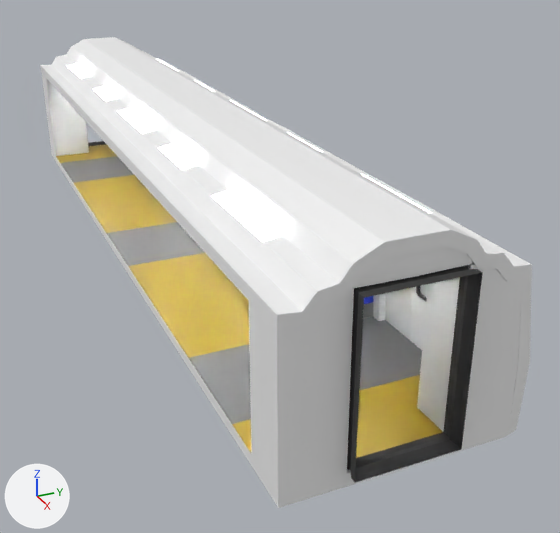
Before and after pictures for a commit that changed the Blender file Assets/Meshes/Metro/mumbai 10 sliced.blend.
The view is the same before and after, from a 50 mm camera at (23.5, -7.5, 10.0) aimed at (2.3, 2.1, -0.6). Every picture has the same lights, and +X, +Y and +Z are marked at lower left.

The scene before the commit, as lines of its bpy script (objects in view):
```python
me_cube_001 = bpy.data.meshes.new('Cube.001')
me_cube_001.from_pydata(...)  # 547 vertices, 462 faces; spans x -11.8..11.8, y -2.7..2.9, z 0.0..4.1
# faces by material slot: [368, 2, 80, 12]
me_cube_001.materials.append(mat_walls)  # white #f4f4f4
me_cube_001.materials.append(mat_glass)
me_cube_001.materials.append(mat_rubberwindowframe)  # black #363636
me_cube_001.materials.append(mat_light)  # white #ffffff
me_cube_002 = bpy.data.meshes.new('Cube.002')
me_cube_002.from_pydata(...)  # 18 vertices, 11 faces; spans x 10.55..11.75, y 0.0..2.74, z 0.0..4.09
# faces by material slot: [10, 1]
me_cube_002.materials.append(mat_walls)  # white #f4f4f4
me_cube_002.materials.append(mat_light)  # white #ffffff
me_cube_007 = bpy.data.meshes.new('Cube.007')
me_cube_007.from_pydata(...)  # 20 vertices, 12 faces; spans x 11.46..12.03, y 0.0..1.25, z 0.01..3.64
me_cube_007.materials.append(mat_rubberwindowframe)  # black #363636
ob_car_bridge = bpy.data.objects.new('car bridge', me_cube_007)
ob_car_bridge.location = (0.0, 0.0, 0.0)
ob_car_bridge.scale = (1.1, 1.0, 1.1)
_m = ob_car_bridge.modifiers.new('Mirror', 'MIRROR')
_m.use_axis = (True, True, False)
_m.use_clip = True
ob_car_bridge_ac_block = bpy.data.objects.new('car bridge ac block', me_cube_002)
ob_car_bridge_ac_block.location = (0.0, 0.0, 0.0)
ob_car_bridge_ac_block.scale = (1.1, 1.0, 1.1)
_m = ob_car_bridge_ac_block.modifiers.new('Mirror', 'MIRROR')
_m.use_axis = (True, True, False)
_m.use_clip = True
ob_walls = bpy.data.objects.new('Walls', me_cube_001)
ob_walls.location = (0.0, 0.0, 0.0)
ob_walls.scale = (1.1, 1.0, 1.1)
_m = ob_walls.modifiers.new('Solidify', 'SOLIDIFY')
_m.thickness = 0.3
# also in view: 'Doors' at (0.0, 2.5, 1.8); 'Floor' at (0.0, 0.0, 0.0)
```
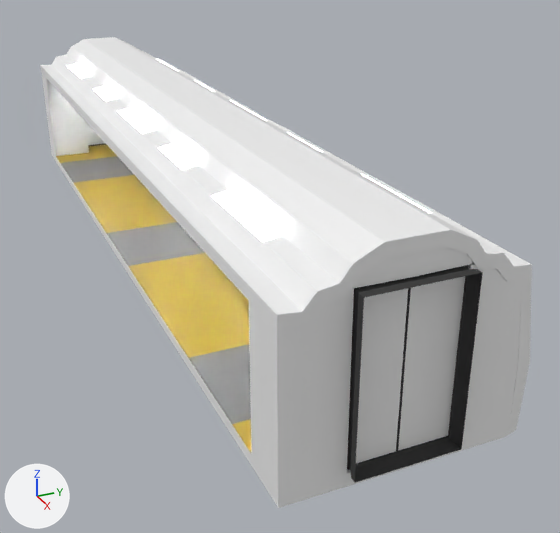
Boxes [x1, y1, x2, y2] around the edits, measured in the pictures (560 x 533 px):
```json
{"object": "car bridge start", "change": "added", "after": [356, 276, 465, 463], "faces in mat_walls (white #f4f4f4)": [356, 276, 465, 463], "faces in mat_rubberwindowframe_001 (black #363636)": [396, 288, 411, 451]}
{"object": "car bridge end", "change": "added", "after": [86, 122, 105, 145]}
{"object": "Doors", "change": "unchanged, covered by the edit", "before": [373, 284, 428, 350]}
```

The change, as JSON lines over the scene's bpy script:
```json
{"op": "add", "block": "mat_rubberwindowframe_001", "code": ["mat_rubberwindowframe_001 = principled_material('RubberWindowFrame.001')", "mat_rubberwindowframe_001.base_color = (0.0374, 0.0374, 0.0374)  # black #363636", "mat_rubberwindowframe_001.roughness = 1.0"]}
{"op": "add", "block": "me_cube_011", "code": ["me_cube_011 = bpy.data.meshes.new('Cube.011')", "me_cube_011.from_pydata([(11.61, 0.0, 3.64), (11.6, 1.25, 3.64), (11.61, 0.0, 0.02), (11.6, 1.25, 0.02), (11.6, 0.03, 3.64), (11.6, 0.03, 0.02), (11.6, -1.25, 3.64), (11.6, -1.25, 0.02), (11.6, -0.03, 3.64), (11.6, -0.03, 0.02)], [], [(4, 1, 3, 5), (0, 4, 5, 2), (8, 9, 7, 6), (0, 2, 9, 8)])", "for i in [0, 2]: me_cube_011.polygons[i].material_index = 1", "me_cube_011.materials.append(mat_rubberwindowframe_001)  # black #363636", "me_cube_011.materials.append(mat_walls)  # white #f4f4f4"]}
{"op": "add", "block": "me_cube_010", "code": ["me_cube_010 = bpy.data.meshes.new('Cube.010')", "me_cube_010.from_pydata([(-11.61, 0.0, 3.64), (-11.6, 1.25, 3.64), (-11.61, 0.0, 0.02), (-11.6, 1.25, 0.02), (-11.6, 0.03, 3.64), (-11.6, 0.03, 0.02), (-11.6, -1.25, 3.64), (-11.6, -1.25, 0.02), (-11.6, -0.03, 3.64), (-11.6, -0.03, 0.02)], [], [(4, 5, 3, 1), (0, 2, 5, 4), (8, 6, 7, 9), (0, 8, 9, 2)])", "for i in [0, 2]: me_cube_010.polygons[i].material_index = 1", "me_cube_010.materials.append(mat_rubberwindowframe_001)  # black #363636", "me_cube_010.materials.append(mat_walls)  # white #f4f4f4"]}
{"op": "add", "block": "ob_car_bridge_start", "code": ["ob_car_bridge_start = bpy.data.objects.new('car bridge start', me_cube_011)", "ob_car_bridge_start.location = (0.0, 0.0, 0.0)", "ob_car_bridge_start.scale = (1.1, 1.0, 1.1)"]}
{"op": "add", "block": "ob_car_bridge_end", "code": ["ob_car_bridge_end = bpy.data.objects.new('car bridge end', me_cube_010)", "ob_car_bridge_end.location = (0.0, 0.0, 0.0)", "ob_car_bridge_end.scale = (1.1, 1.0, 1.1)"]}
```
